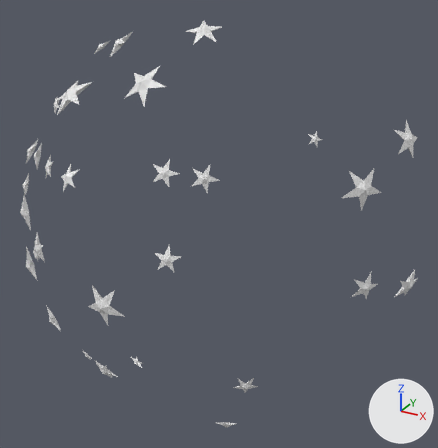
What one commit did to the OBJ model input/render/meshes/stars.obj.
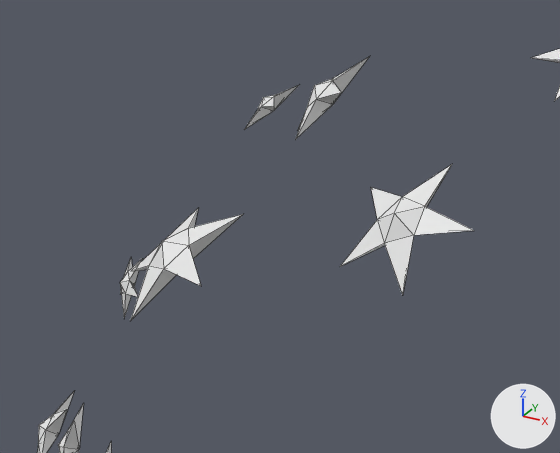
Each version appears first whole from a 50 mm camera at (26.1, -47.3, 23.6) aimed at (3.3, -5.8, 2.8), and next in a close-up on the part from 3% to 44% of the width and 3% to 35% of the height. The lights are fixed; the arrows at lower right show +X, +Y and +Z. The close-ups show mesh edges as thin lines. Where no turn or scale is listed for an object, it has been applied to the vertices.

The older version as bpy lines, for what is in view:
```python
me_stars = bpy.data.meshes.new('stars')
me_stars.from_pydata(...)  # 360 vertices, 600 faces; spans x -18.0..19.4, y -17.8..1.4, z -17.5..19.1
ob_stars = bpy.data.objects.new('stars', me_stars)
ob_stars.location = (0.0, 0.0, 0.0)
```
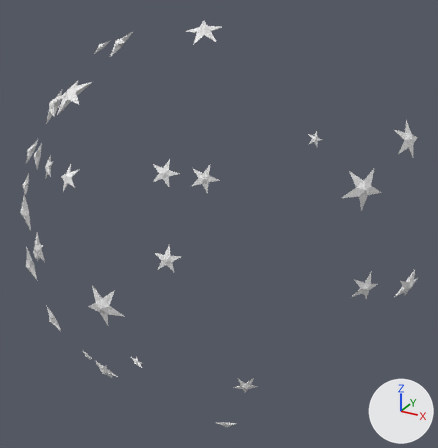
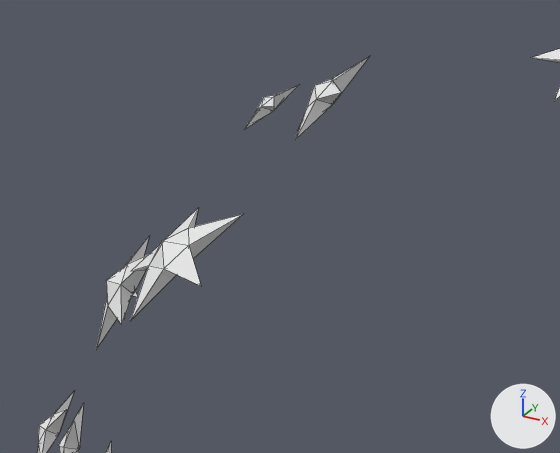
Location of each change, [x1, y1, x2, y2] in pixels of the close-ups (560 x 453 px; the box of a moved part takes in the faces that stretch with it):
part 1 of me_stars, moved or reshaped
    before: [341, 164, 474, 295]
    after: [96, 236, 149, 349]

The change, as a list of edits to the scene's bpy script:
```text
Change me_stars:
    where me_stars.from_pydata(...)  # 360 vertices, 600 faces; spans x -18.0..19.4, y -17.8..1.4, z -17.5..19.1
    used by ob_stars; location = (0.0, 0.0, 0.0)
    me_stars part 1: the loose piece of 12 vertices spanning x -2.0..1.5, y -11.4..-8.9, z 13.6..16.2 is multiplied about its middle by the matrix ((0.774, 0.171, -0.61), (-0.101, 0.984, 0.147), (0.625, -0.052, 0.779)), then moved by (-11.7, 2.5, -3.2)
```
